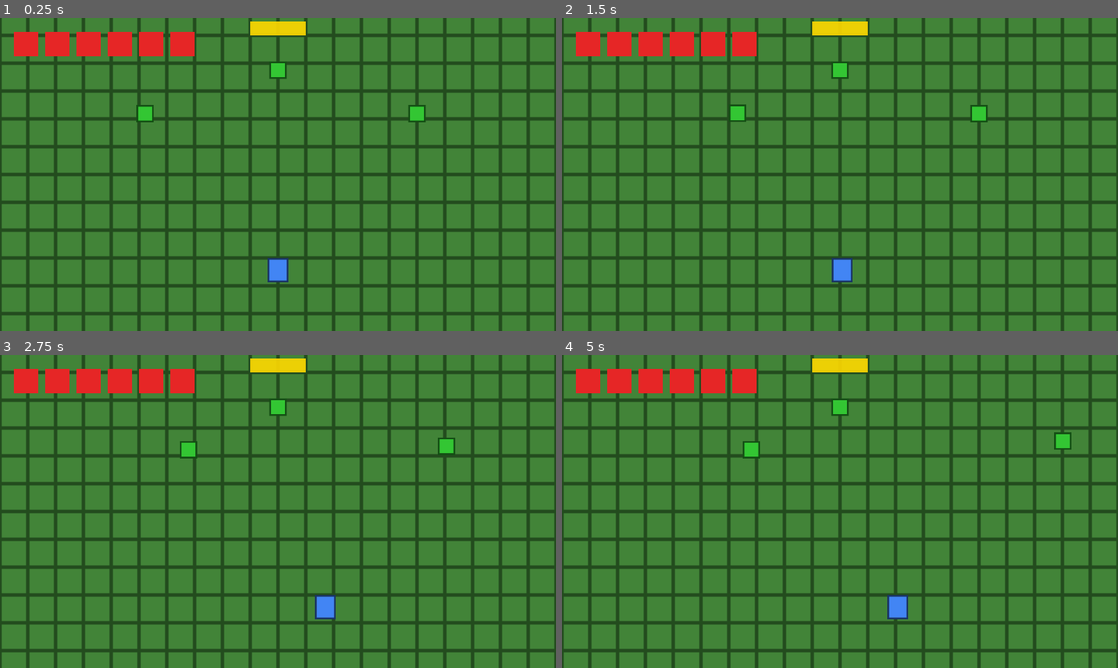
Above: before the commit, frames 1-4 (two rows, left to right).
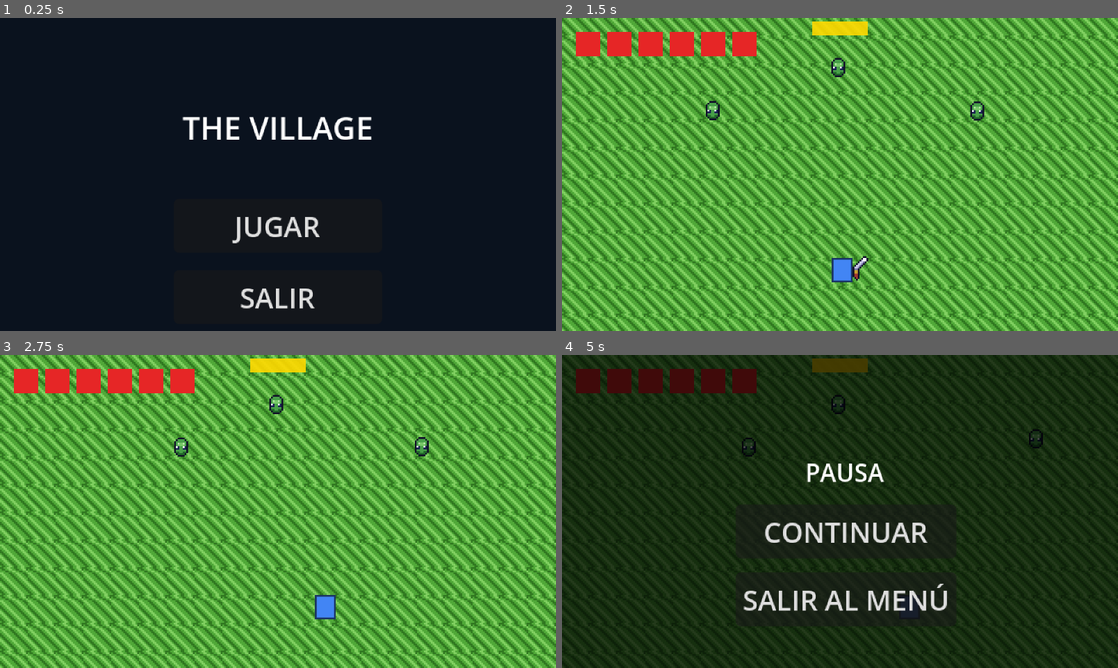
Above: after the commit, the same moments.

Repository: GoDGuilD/TheVillage
Game: Godot game, scene res://scenes/ui/MainMenu.tscn
The game is run twice, just before and just after one commit, with the same random seed, the same clock (stepped at 60 frames per second) and the same inputs. Before the commit the project starts from res://scenes/world/rooms/Sala1_Tutorial.tscn.
Inputs (mouse positions are in pixels of both pictures, inside the frame that each line leads up to):
- Up to frame 1 (0.25 s): no input
- Up to frame 2 (1.5 s): click (840, 224) at 0.5 s, where only the run after the commit has a clickable "JUGAR"; tap Enter at 1.25 s; move the mouse to (962, 158) at 1.27 s; hold D (move_right) from 1.28 s (still down); tap Space (attack) at 1.35 s; click (962, 158) at 1.42 s
- Up to frame 3 (2.75 s): release D (move_right) at 2 s; drag from (166, 527) to (278, 364) at 2.02 s
- Up to frame 4 (5 s): move the mouse to (895, 442) at 2.77 s; hold D (move_right) 2.78-3.5 s; tap Space (attack) at 2.85, 4.35 s; click (895, 442) at 2.92 s; drag from (812, 574) to (751, 448) at 3.52 s; move the mouse to (1006, 558) at 4.27 s; hold A (move_left) from 4.28 s (still down); click (1006, 558) at 4.42 s; tap Escape (pause_game) at 4.9 s

The runs differ from the first frame. In frame 1, 100% of the frame differs, in the area x 0-100%, y 0-100%; in frame 2, 77%; in frame 3, 77%; in frame 4, 96%.

Commit message:
Changes in Movement

Diff:
--- /dev/null
+++ b/autoloads/PauseMenu.gd
@@ -0,0 +1,103 @@
+extends CanvasLayer
+## Menú de pausa. Autoload persistente — no se destruye al cambiar de sala.
+##
+## Escucha InputHandler.pause_pressed y alterna entre PLAYING y PAUSED.
+## Solo se activa durante el estado PLAYING; se ignora en MENU y GAME_OVER.
+##
+## Jerarquía (construida en código):
+##   PauseMenu (CanvasLayer, layer=125, PROCESS_MODE_ALWAYS)
+##     └─ Fondo        (ColorRect semi-transparente)
+##     └─ Caja         (VBoxContainer centrado)
+##           └─ Titulo (Label "PAUSA")
+##           └─ BtnContinuar  (Button "CONTINUAR")
+##           └─ BtnMenu       (Button "SALIR AL MENÚ")
+
+## Previene activar la pausa durante transiciones de sala.
+var _transitioning: bool = false
+
+func _ready() -> void:
+	layer = 125   ## Por debajo de GameOver (127) y SceneManager (128)
+	visible = false
+	process_mode = Node.PROCESS_MODE_ALWAYS
+	_construir_ui()
+	InputHandler.pause_pressed.connect(_on_pause_pressed)
+	SceneManager.transition_started.connect(_on_transition_started)
+	SceneManager.transition_finished.connect(_on_transition_finished)
+
+# ─── Construcción de la UI ────────────────────────────────────────────────────
+
+func _construir_ui() -> void:
+	var fondo := ColorRect.new()
+	fondo.anchor_right  = 1.0
+	fondo.anchor_bottom = 1.0
+	fondo.color = Color(0.0, 0.0, 0.0, 0.72)
+	fondo.mouse_filter = Control.MOUSE_FILTER_IGNORE
+	add_child(fondo)
+
+	var caja := VBoxContainer.new()
+	caja.anchor_left   = 0.5
+	caja.anchor_top    = 0.5
+	caja.anchor_right  = 0.5
+	caja.anchor_bottom = 0.5
+	caja.offset_left   = -60.0
+	caja.offset_top    = -32.0
+	caja.offset_right  =  60.0
+	caja.offset_bottom =  32.0
+	caja.alignment = BoxContainer.ALIGNMENT_CENTER
+	caja.add_theme_constant_override("separation", 8)
+	add_child(caja)
+
+	var titulo := Label.new()
+	titulo.text = "PAUSA"
+	titulo.horizontal_alignment = HORIZONTAL_ALIGNMENT_CENTER
+	titulo.add_theme_font_size_override("font_size", 14)
+	caja.add_child(titulo)
+
+	var btn_continuar := Button.new()
+	btn_continuar.text = "CONTINUAR"
+	btn_continuar.pressed.connect(_on_continuar_presionado)
+	caja.add_child(btn_continuar)
+
+	var btn_menu := Button.new()
+	btn_menu.text = "SALIR AL MENÚ"
+	btn_menu.pressed.connect(_on_menu_presionado)
+	caja.add_child(btn_menu)
+
+# ─── Toggle de pausa ──────────────────────────────────────────────────────────
+
+func _on_pause_pressed() -> void:
+	## Ignorar si hay una transición en curso o si el estado no es PLAYING/PAUSED.
+	if _transitioning:
+		return
+	match GameManager.state:
+		GameManager.GameState.PLAYING: _pausar()
+		GameManager.GameState.PAUSED:  _reanudar()
+
+func _pausar() -> void:
+	visible = true
+	GameManager.set_state(GameManager.GameState.PAUSED)
+
+func _reanudar() -> void:
+	visible = false
+	GameManager.set_state(GameManager.GameState.PLAYING)
+
+# ─── Botones ──────────────────────────────────────────────────────────────────
+
+func _on_continuar_presionado() -> void:
+	_reanudar()
+
+func _on_menu_presionado() -> void:
+	visible = false
+	## Despausiamos el árbol ANTES de llamar a SceneManager:
+	## go_to_room usa await sobre tweens que no avanzan con paused=true.
+	get_tree().paused = false
+	SceneManager.go_to_room(Constants.SCENE_MAIN_MENU)
+
+# ─── Transiciones ─────────────────────────────────────────────────────────────
+
+func _on_transition_started() -> void:
+	_transitioning = true
+	visible = false
+
+func _on_transition_finished() -> void:
+	_transitioning = false
--- a/project.godot
+++ b/project.godot
@@ -11,10 +11,10 @@
 [application]
 
 config/name="The Village"
-run/main_scene="uid://ax8k2m5vj9rtp"
+run/main_scene="res://scenes/ui/MainMenu.tscn"
 config/features=PackedStringArray("4.6", "Mobile")
 config/icon="res://icon.svg"
-config/run/main_scene="res://scenes/world/rooms/Sala1_Tutorial.tscn"
+config/run/main_scene="res://scenes/ui/MainMenu.tscn"
 
 [autoload]
 
@@ -22,6 +22,7 @@
 GameManager="*res://autoloads/GameManager.gd"
 SceneManager="*res://autoloads/SceneManager.gd"
 InputHandler="*res://autoloads/InputHandler.gd"
+PauseMenu="*res://autoloads/PauseMenu.gd"
 
 [display]
 
--- a/scenes/enemies/Slime.gd
+++ b/scenes/enemies/Slime.gd
@@ -1,9 +1,12 @@
 extends BaseEnemy
 ## Slime: enemigo básico. Patrulla al azar en idle, persigue al jugador en chase.
 ## Daño por contacto: su HitBox siempre activa inflige daño cuando toca al jugador.
+## Al morir tiene 30% de probabilidad de soltar un HeartPickup.
 
 const IDLE_MOVE_INTERVAL_MIN := 1.5
 const IDLE_MOVE_INTERVAL_MAX := 3.0
+
+const HEART_PICKUP_SCENE := preload("res://scenes/items/HeartPickup.tscn")
 
 var _idle_direction: Vector2 = Vector2.ZERO
 var _idle_timer: float = 0.0
@@ -46,6 +49,14 @@
 		var angle := randf() * TAU
 		_idle_direction = Vector2(cos(angle), sin(angle))
 
+func _on_died() -> void:
+	## Spawnear pickup ANTES de la animación de muerte para que aparezca en la posición correcta.
+	if randf() < Constants.HEART_DROP_CHANCE:
+		var pickup := HEART_PICKUP_SCENE.instantiate()
+		pickup.global_position = global_position
+		get_parent().add_child(pickup)
+	super._on_died()
+
 func _update_anim() -> void:
 	if not _sprite.sprite_frames:
 		return
--- a/scenes/enemies/Slime.tscn
+++ b/scenes/enemies/Slime.tscn
@@ -1,9 +1,30 @@
-[gd_scene load_steps=8 format=3 uid="uid://cn9j6r3t7ydhs"]
+[gd_scene load_steps=13 format=3 uid="uid://cn9j6r3t7ydhs"]
 
 [ext_resource type="Script" path="res://scenes/enemies/Slime.gd" id="1_slime"]
 [ext_resource type="Script" path="res://scripts/combat/HealthComponent.gd" id="2_health"]
 [ext_resource type="Script" path="res://scripts/combat/HurtBox.gd" id="3_hurtbox"]
 [ext_resource type="Script" path="res://scripts/combat/HitBox.gd" id="4_hitbox"]
+[ext_resource type="Texture2D" path="res://assets/sprites/enemies/slime.png" id="5_slime_tex"]
+
+[sub_resource type="AtlasTexture" id="AtlasTexture_idle1"]
+atlas = ExtResource("5_slime_tex")
+region = Rect2(0, 0, 16, 16)
+filter_clip = true
+
+[sub_resource type="AtlasTexture" id="AtlasTexture_idle2"]
+atlas = ExtResource("5_slime_tex")
+region = Rect2(16, 0, 16, 16)
+filter_clip = true
+
+[sub_resource type="AtlasTexture" id="AtlasTexture_walk1"]
+atlas = ExtResource("5_slime_tex")
+region = Rect2(32, 0, 16, 16)
+filter_clip = true
+
+[sub_resource type="AtlasTexture" id="AtlasTexture_walk2"]
+atlas = ExtResource("5_slime_tex")
+region = Rect2(48, 0, 16, 16)
+filter_clip = true
 
 [sub_resource type="CapsuleShape2D" id="CapsuleShape2D_body"]
 radius = 5.0
@@ -18,15 +39,15 @@
 
 [sub_resource type="SpriteFrames" id="SpriteFrames_slime"]
 animations = [{
-"frames": [],
+"frames": [{"duration": 1.0, "texture": SubResource("AtlasTexture_idle1")}, {"duration": 1.0, "texture": SubResource("AtlasTexture_idle2")}],
 "loop": true,
 "name": &"idle",
-"speed": 3.0
+"speed": 4.0
 }, {
-"frames": [],
+"frames": [{"duration": 1.0, "texture": SubResource("AtlasTexture_walk1")}, {"duration": 1.0, "texture": SubResource("AtlasTexture_walk2")}],
 "loop": true,
 "name": &"walk",
-"speed": 6.0
+"speed": 8.0
 }]
 
 [node name="Slime" type="CharacterBody2D"]
--- /dev/null
+++ b/scenes/items/HeartPickup.gd
@@ -0,0 +1,23 @@
+extends Area2D
+class_name HeartPickup
+## Objeto recogible: medio corazón. Cura 1 punto de vida al jugador al tocarlo.
+## Spawneado por Slime._on_died() con probabilidad Constants.HEART_DROP_CHANCE.
+##
+## Arquitectura:
+##   - Area2D con collision_mask=2 (capa Player) para detectar al jugador por body_entered.
+##   - collision_layer=0: el pickup no necesita ser detectado por nadie más.
+##   - PlaceholderSprite rojo 8×8 hasta la fase de sprites reales.
+
+@onready var _sprite: AnimatedSprite2D = $AnimatedSprite2D
+
+func _ready() -> void:
+	body_entered.connect(_on_body_entered)
+	PlaceholderSprite.inject(_sprite, Color(0.9, 0.15, 0.15), Vector2i(8, 8))
+
+func _on_body_entered(body: Node) -> void:
+	if not body is Player:
+		return
+	var health := body.get_node_or_null("HealthComponent") as HealthComponent
+	if health:
+		health.heal(1)
+	queue_free()
--- /dev/null
+++ b/scenes/items/HeartPickup.tscn
@@ -0,0 +1,26 @@
+[gd_scene load_steps=3 format=3 uid="uid://heart_pickup_c1"]
+
+[ext_resource type="Script" path="res://scenes/items/HeartPickup.gd" id="1_pickup"]
+
+[sub_resource type="CircleShape2D" id="CircleShape2D_pickup"]
+radius = 6.0
+
+[sub_resource type="SpriteFrames" id="SpriteFrames_heart"]
+animations = [{
+"frames": [],
+"loop": true,
+"name": &"idle",
+"speed": 5.0
+}]
+
+[node name="HeartPickup" type="Area2D"]
+collision_layer = 0
+collision_mask = 2
+script = ExtResource("1_pickup")
+
+[node name="CollisionShape2D" type="CollisionShape2D" parent="."]
+shape = SubResource("CircleShape2D_pickup")
+
+[node name="AnimatedSprite2D" type="AnimatedSprite2D" parent="."]
+sprite_frames = SubResource("SpriteFrames_heart")
+animation = &"idle"
--- a/scenes/player/Player.gd
+++ b/scenes/player/Player.gd
@@ -19,6 +19,7 @@
 @onready var _health:            HealthComponent  = $HealthComponent
 @onready var _hurt_box:          HurtBox          = $HurtBox
 @onready var _sword_area:        Node2D           = $SwordArea
+@onready var _sword_sprite:      Sprite2D         = $SwordArea/Sprite2D
 @onready var _sword_hit_box:     HitBox           = $SwordArea/HitBox
 @onready var _attack_timer:      Timer            = $AttackTimer
 @onready var _invincibility_timer: Timer          = $InvincibilityTimer
@@ -89,6 +90,9 @@
 func state_attack_enter() -> void:
 	velocity = Vector2.ZERO
 	_position_sword()
+	## Rotar la espada hacia la dirección del ataque y hacerla visible.
+	_sword_area.rotation = _facing.angle()
+	_sword_sprite.visible = true
 	## Activar ambos: la espada detecta y puede ser detectada (activa el hitbox completo).
 	_sword_hit_box.monitoring = true
 	_sword_hit_box.monitorable = true
@@ -99,6 +103,8 @@
 	move_and_slide()  # colisiona con el mundo pero sin input de movimiento
 
 func state_attack_exit() -> void:
+	_sword_sprite.visible = false
+	_sword_area.rotation = 0.0
 	## Desactivar ambos al salir del estado de ataque.
 	_sword_hit_box.monitoring = false
 	_sword_hit_box.monitorable = false
--- a/scenes/player/Player.tscn
+++ b/scenes/player/Player.tscn
@@ -6,6 +6,7 @@
 [ext_resource type="Script" path="res://scripts/combat/HitBox.gd" id="4_hitbox"]
 [ext_resource type="Script" path="res://scripts/components/StateMachine.gd" id="5_fsm"]
 [ext_resource type="Script" path="res://scripts/components/PixelCamera.gd" id="6_camera"]
+[ext_resource type="Texture2D" path="res://assets/sprites/player/sword.png" id="7_sword_tex"]
 
 [sub_resource type="CapsuleShape2D" id="CapsuleShape2D_body"]
 radius = 5.0
@@ -110,6 +111,10 @@
 
 [node name="SwordArea" type="Node2D" parent="."]
 
+[node name="Sprite2D" type="Sprite2D" parent="SwordArea"]
+texture = ExtResource("7_sword_tex")
+visible = false
+
 [node name="HitBox" type="Area2D" parent="SwordArea"]
 collision_layer = 8
 collision_mask = 0
--- /dev/null
+++ b/scenes/ui/MainMenu.gd
@@ -0,0 +1,74 @@
+extends CanvasLayer
+## Pantalla de título del juego. Primera escena visible al iniciar.
+##
+## Responsabilidades:
+##   - Resetea el estado global (despausa árbol, estado MENU).
+##   - "JUGAR" inicia el juego desde Sala1 via SceneManager.
+##   - "SALIR" cierra la aplicación.
+##
+## Jerarquía (construida en código):
+##   MainMenu (CanvasLayer, layer=0)
+##     └─ Fondo   (ColorRect, pantalla completa)
+##     └─ Caja    (VBoxContainer, centrado)
+##           └─ Titulo   (Label "THE VILLAGE")
+##           └─ BtnJugar (Button "JUGAR")
+##           └─ BtnSalir (Button "SALIR")
+
+func _ready() -> void:
+	layer = 0
+	## Resetear estado global: garantiza que no quede ninguna pausa residual
+	## de una sesión anterior (ej: volver al menú desde el menú de pausa).
+	get_tree().paused = false
+	GameManager.set_state(GameManager.GameState.MENU)
+	_construir_ui()
+
+# ─── Construcción de la UI ────────────────────────────────────────────────────
+
+func _construir_ui() -> void:
+	var fondo := ColorRect.new()
+	fondo.anchor_right  = 1.0
+	fondo.anchor_bottom = 1.0
+	fondo.color = Color(0.04, 0.07, 0.12)
+	add_child(fondo)
+
+	var caja := VBoxContainer.new()
+	caja.anchor_left   = 0.5
+	caja.anchor_top    = 0.5
+	caja.anchor_right  = 0.5
+	caja.anchor_bottom = 0.5
+	caja.offset_left   = -60.0
+	caja.offset_top    = -40.0
+	caja.offset_right  =  60.0
+	caja.offset_bottom =  40.0
+	caja.alignment = BoxContainer.ALIGNMENT_CENTER
+	caja.add_theme_constant_override("separation", 10)
+	add_child(caja)
+
+	var titulo := Label.new()
+	titulo.text = "THE VILLAGE"
+	titulo.horizontal_alignment = HORIZONTAL_ALIGNMENT_CENTER
+	titulo.add_theme_font_size_override("font_size", 18)
+	caja.add_child(titulo)
+
+	## Separador visual entre título y botones
+	var separador := Control.new()
+	separador.custom_minimum_size = Vector2(0.0, 8.0)
+	caja.add_child(separador)
+
+	var btn_jugar := Button.new()
+	btn_jugar.text = "JUGAR"
+	btn_jugar.pressed.connect(_on_jugar_presionado)
+	caja.add_child(btn_jugar)
+
+	var btn_salir := Button.new()
+	btn_salir.text = "SALIR"
+	btn_salir.pressed.connect(_on_salir_presionado)
+	caja.add_child(btn_salir)
+
+# ─── Señales ──────────────────────────────────────────────────────────────────
+
+func _on_jugar_presionado() -> void:
+	SceneManager.go_to_room(Constants.SCENE_SALA1)
+
+func _on_salir_presionado() -> void:
+	get_tree().quit()
--- /dev/null
+++ b/scenes/ui/MainMenu.tscn
@@ -0,0 +1,6 @@
+[gd_scene load_steps=2 format=3 uid="uid://mainmenu_ui01"]
+
+[ext_resource type="Script" path="res://scenes/ui/MainMenu.gd" id="1_mainmenu"]
+
+[node name="MainMenu" type="CanvasLayer"]
+script = ExtResource("1_mainmenu")
--- a/scenes/world/Room.gd
+++ b/scenes/world/Room.gd
@@ -29,20 +29,12 @@
 	## Si el TileMap ya tiene un tileset asignado en el editor, respetarlo.
 	if _tilemap.tile_set:
 		return
-	## Crear tile de pasto 16×16 con borde oscuro (placeholder remplazable con tileset real)
-	var img := Image.create_empty(Constants.TILE_SIZE, Constants.TILE_SIZE, false, Image.FORMAT_RGBA8)
-	img.fill(Color(0.26, 0.52, 0.22))
-	var borde := Color(0.14, 0.30, 0.12)
-	for x in Constants.TILE_SIZE:
-		img.set_pixel(x, 0, borde)
-		img.set_pixel(x, Constants.TILE_SIZE - 1, borde)
-	for y in Constants.TILE_SIZE:
-		img.set_pixel(0, y, borde)
-		img.set_pixel(Constants.TILE_SIZE - 1, y, borde)
+	## Usar el tileset real. El tile de pasto ocupa la esquina superior-izquierda (atlas 0,0).
+	var tex := load("res://assets/sprites/world/tileset_forest.png") as Texture2D
 	var ts := TileSet.new()
 	ts.tile_size = Vector2i(Constants.TILE_SIZE, Constants.TILE_SIZE)
 	var src := TileSetAtlasSource.new()
-	src.texture = ImageTexture.create_from_image(img)
+	src.texture = tex
 	src.texture_region_size = Vector2i(Constants.TILE_SIZE, Constants.TILE_SIZE)
 	src.create_tile(Vector2i.ZERO)
 	var src_id := ts.add_source(src)
--- a/scripts/data/Constants.gd
+++ b/scripts/data/Constants.gd
@@ -57,6 +57,12 @@
 const VIEWPORT_HALF_W       := 160   # 320 / 2
 const VIEWPORT_HALF_H       := 90    # 180 / 2
 
+# ─── Objetos recogibles ───────────────────────────────────────────────────────
+## Probabilidad de que un slime suelte un medio corazón al morir.
+const HEART_DROP_CHANCE := 0.30
+
 # ─── Rutas de escenas ─────────────────────────────────────────────────────────
-const SCENE_SALA1 := "res://scenes/world/rooms/Sala1_Tutorial.tscn"
-const SCENE_SALA2 := "res://scenes/world/rooms/Sala2_Desafio.tscn"
+const SCENE_SALA1       := "res://scenes/world/rooms/Sala1_Tutorial.tscn"
+const SCENE_SALA2       := "res://scenes/world/rooms/Sala2_Desafio.tscn"
+const SCENE_HEART_PICKUP := "res://scenes/items/HeartPickup.tscn"
+const SCENE_MAIN_MENU   := "res://scenes/ui/MainMenu.tscn"
Not shown, added: autoloads/PauseMenu.gd.uid
Not shown, added: scenes/items/HeartPickup.gd.uid
Not shown: 1 places in scenes/player/Player.tscn that only renumber resources
Not shown, added: scenes/ui/MainMenu.gd.uid
Not shown, changed: CLAUDE.md
